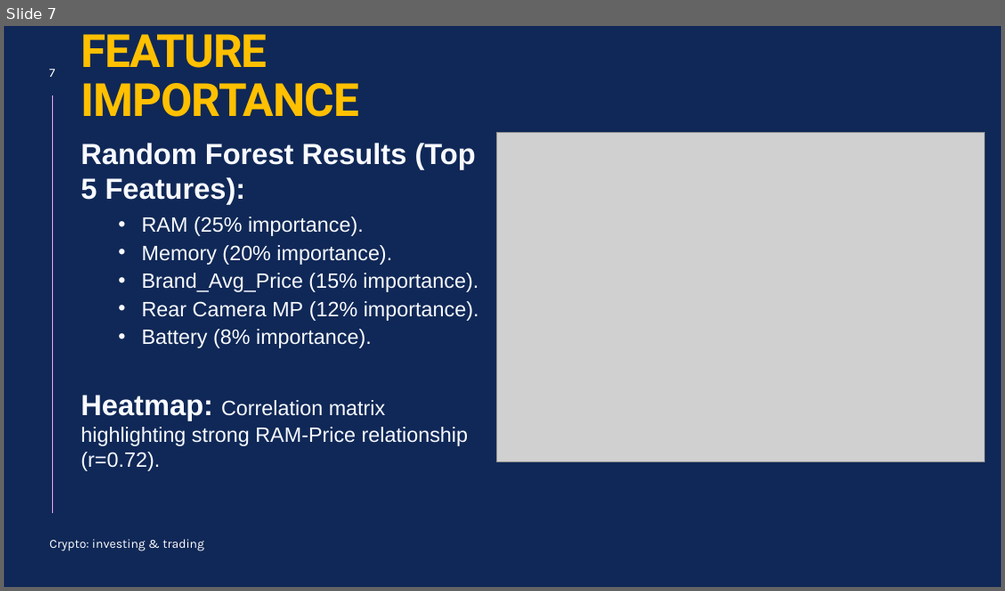
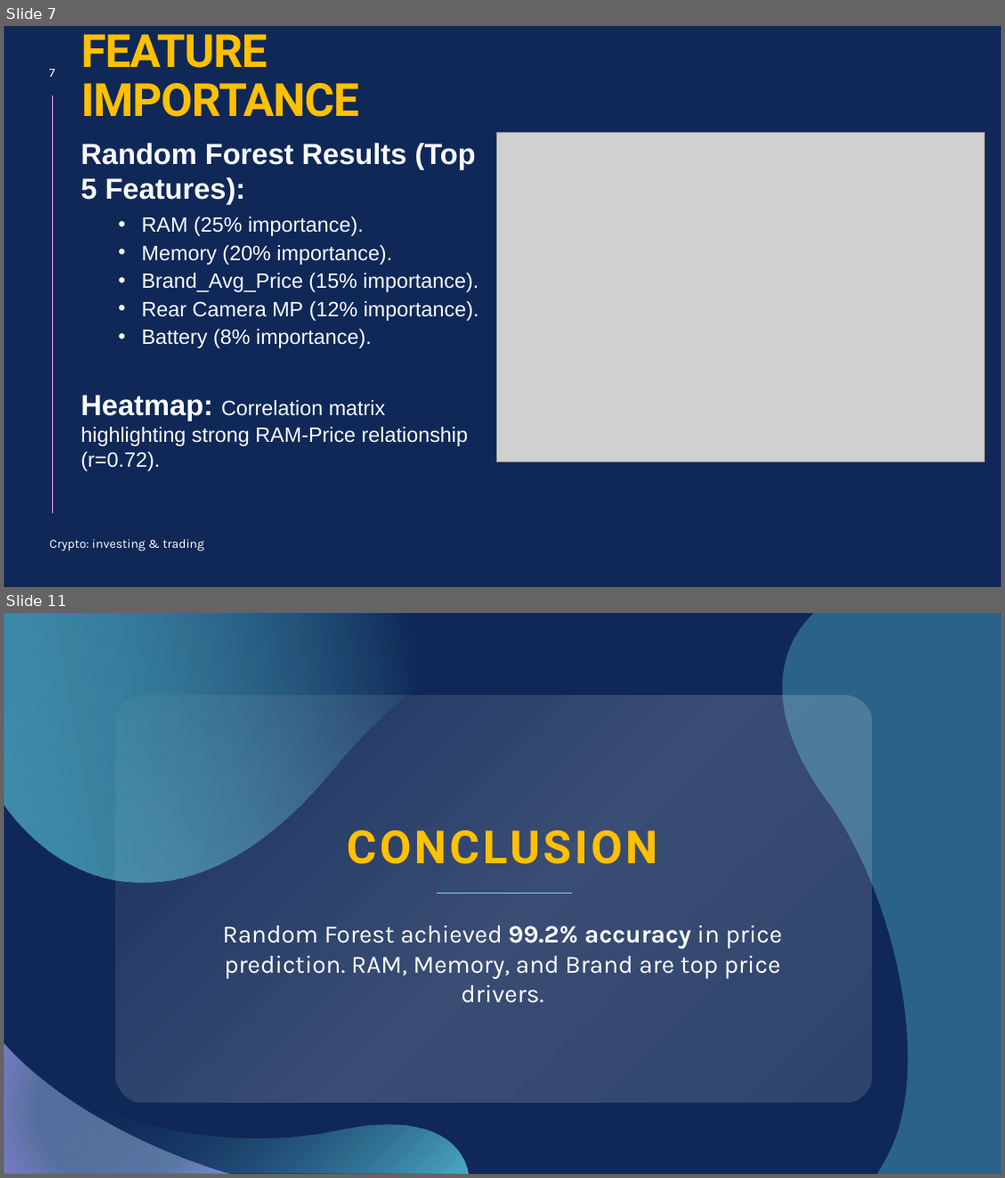
Before and after one commit to tayade-aniket/mobile-price-prediction-NHIS, a slide deck: ppt.pptx. Shown one above the other, each under a label of ours: slide 7 before the commit, slides 7 and 11 after it; the slides between them are not shown. The pictures are 1005x591 and 1005x1178 pixels, drawn with LibreOffice and Linux fonts; fonts in the diff are those of the drawing; grey boxes stand for pictures. Boxes give left, top, right and bottom in pixels: in the first picture for what was removed or moved away, otherwise in the second. Text is boxed around its words. In the diff, an @@ line names an element or a change of style, - is before the commit and + after.

```diff
--- a/ppt.pptx
+++ b/ppt.pptx
@@ slide 11 added at (4, 613, 1001, 1174), background #102857 @@
@@ freeform shape added at (4, 613, 526, 883), fill gradient #102857 to #64DFED @@
@@ freeform shape added at (783, 613, 1001, 1174), fill #64DFED at 32% opacity @@
@@ rounded rectangle added at (115, 695, 872, 1102), fill gradient #FFFFFF @@
@@ title added at (347, 830, 657, 864), 44 pt, text #FFC000, bold @@
+CONCLUSION
@@ line added from (572, 893) to (437, 893), #64DFED 0.5 pt @@
@@ subtitle added at (223, 925, 783, 1003), 24 pt, text #FFFFFF @@
+Random Forest achieved 99.2% accuracy in price prediction. RAM, Memory, and Brand are top price drivers.
@@ freeform shape added at (4, 1010, 469, 1174), fill gradient #64DFED to #102857 @@
@@ freeform shape added at (4, 1043, 231, 1174), fill gradient #ABC3F0 to #AAA5F9 @@
```
Also in this commit, not shown: 1 slide changed, 4 other slides added, 13 slides removed, 2 other files.
